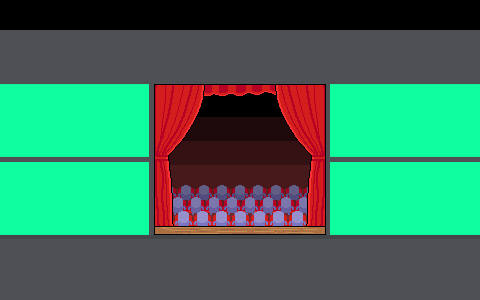
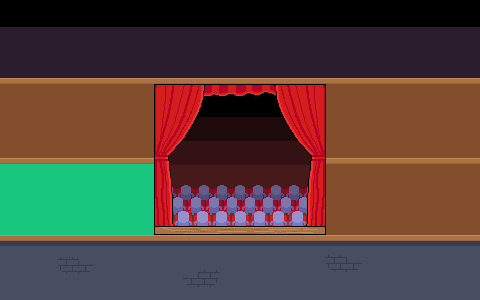
Two versions of the same layered image (480x300). Layer-by-layer changes:
added layer "Layer 26" above "Layer 24" over left=0, top=78, right=480, bottom=241
added layer "Layer 24" above "Layer 29" over left=0, top=84, right=480, bottom=235
added layer "Layer 29" above "Layer 28" over left=57, top=255, right=362, bottom=287
added layer "Layer 28" above "Layer 27" over left=0, top=238, right=480, bottom=246
added layer "Layer 27" above "Layer 30" over left=0, top=229, right=480, bottom=300
added layer "Layer 30" above "Layer 1" over left=0, top=27, right=480, bottom=100
